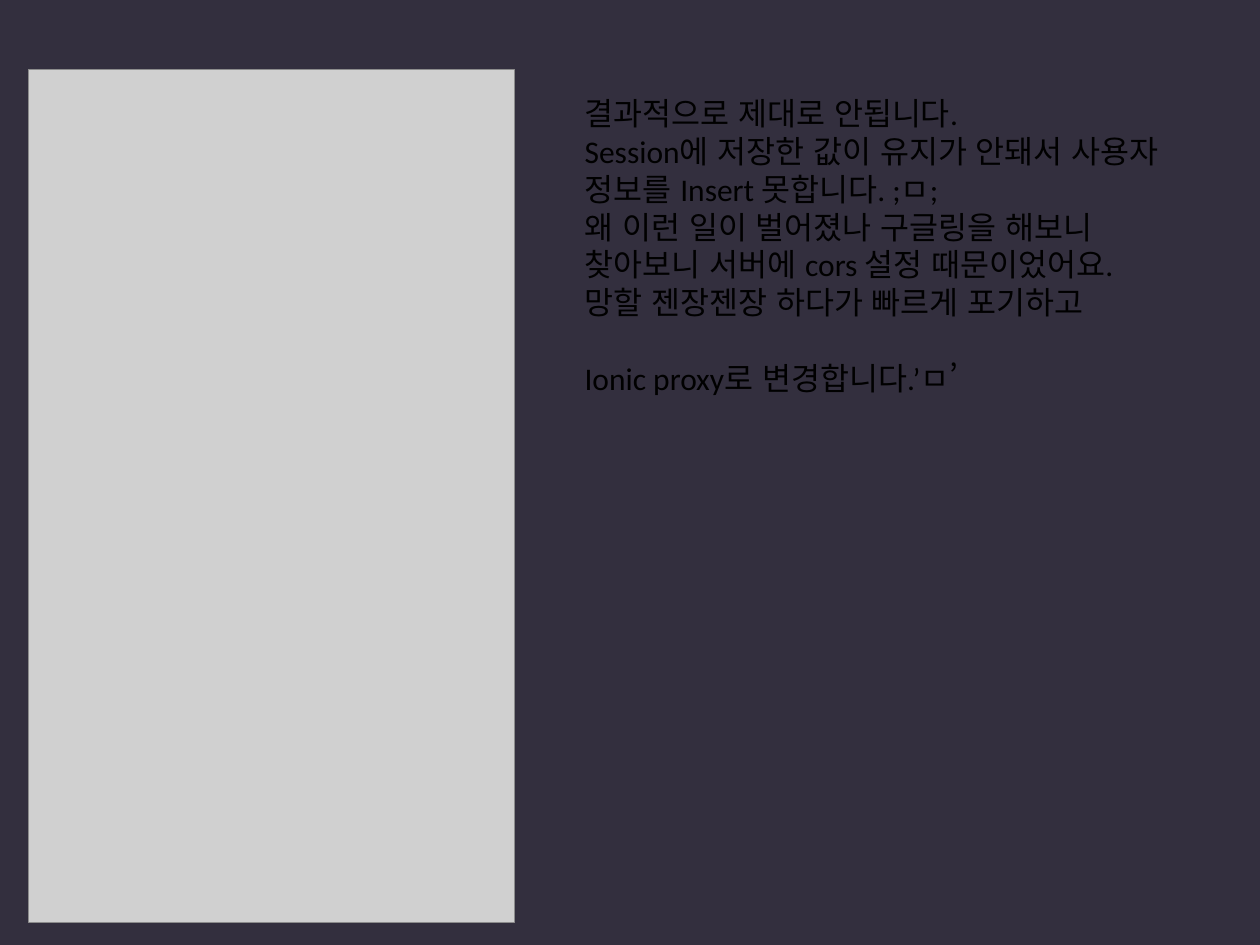
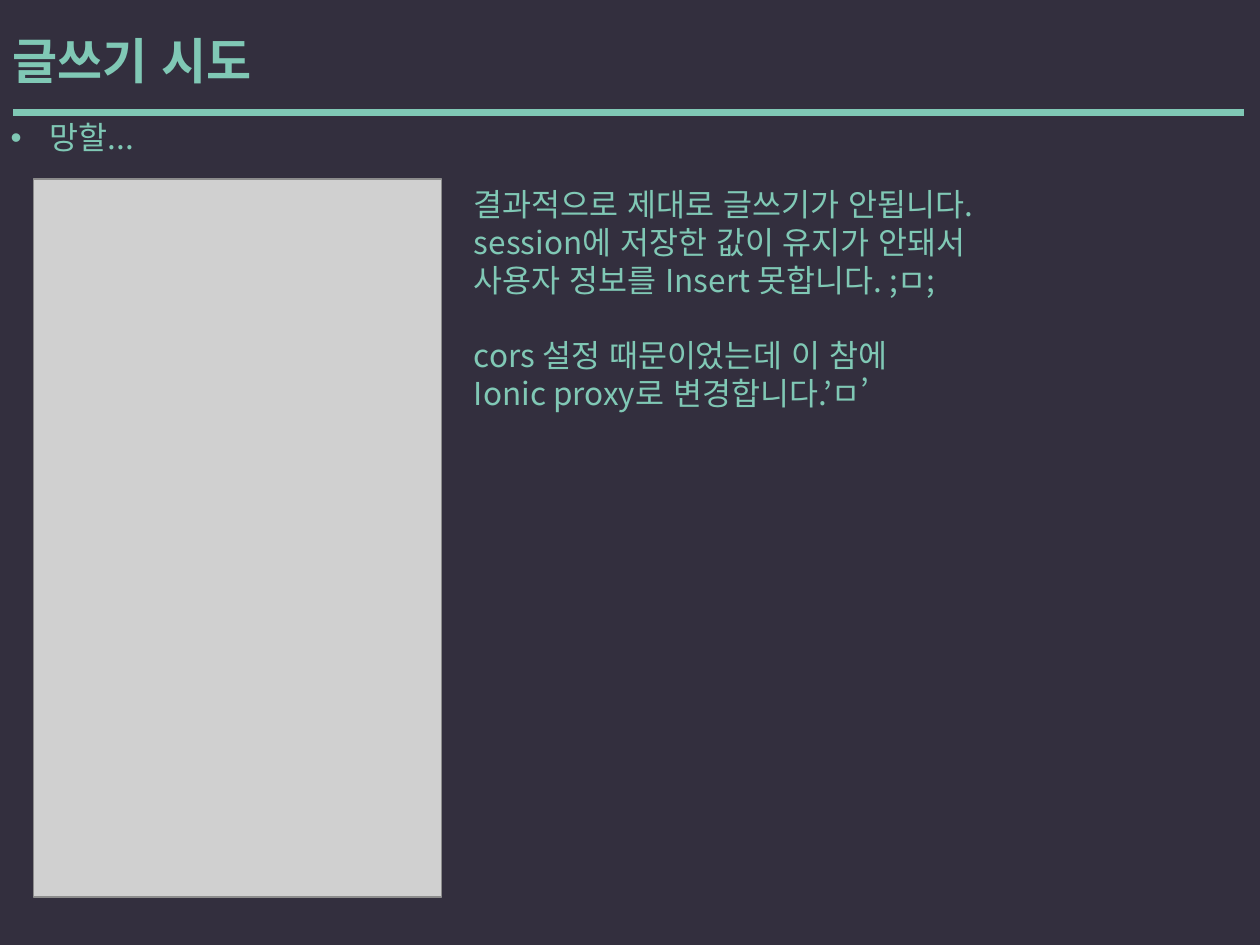
Before and after one commit to yysstory/mozzi, a slide deck: slide 70 of DOCS/1.pptx. Drawn at 1260x945 pixels with LibreOffice and Linux fonts; fonts in the diff are those of the drawing; grey boxes stand for pictures. Boxes give left, top, right and bottom in pixels: in the first picture for what was removed or moved away, otherwise in the second. Text is boxed around its words. In the diff, an @@ line names an element or a change of style, - is before the commit and + after.

```diff
--- a/DOCS/1.pptx
+++ b/DOCS/1.pptx
@@ text added at (x1=12, y1=38, x2=251, y2=84), 28 pt, text #80C8B5, bold @@
+글쓰기 시도
@@ line added from (16, 112) to (1240, 112), #80C8B5 4 pt @@
@@ text added at (x1=50, y1=122, x2=134, y2=152), 18 pt, text #80C8B5 @@
+• 망할...
@@ picture resized from (x1=29, y1=69, x2=514, y2=922) to (x1=33, y1=179, x2=441, y2=897) @@
@@ text "결과적으로 제대로 글쓰기가 안됩니다." moved from (x1=585, y1=99, x2=1159, y2=395) to (x1=474, y1=190, x2=973, y2=413) @@
@@ text at (x1=474, y1=190, x2=973, y2=370): text changed; font Calibri to Noto Sans CJK KR; text colour #000000 to #80C8B5 @@
-결과적으로 제대로 안됩니다.
-Session에 저장한 값이 유지가 안돼서 사용자 정보를 Insert 못합니다. ;ㅁ;
-왜 이런 일이 벌어졌나 구글링을 해보니
-찾아보니 서버에 cors 설정 때문이었어요.
-망할 젠장젠장 하다가 빠르게 포기하고
+결과적으로 제대로 글쓰기가 안됩니다.
+session에 저장한 값이 유지가 안돼서
+사용자 정보를 Insert 못합니다. ;ㅁ;
+cors 설정 때문이었는데 이 참에
@@ text at (x1=474, y1=377, x2=870, y2=413): font Calibri to Noto Sans CJK KR, text colour #000000 to #80C8B5 in "Ionic proxy로 변경합니다.’ㅁ’" @@
```
Also in this commit, not shown: 43 other slides changed, 7 slides added, 8 slides removed.
